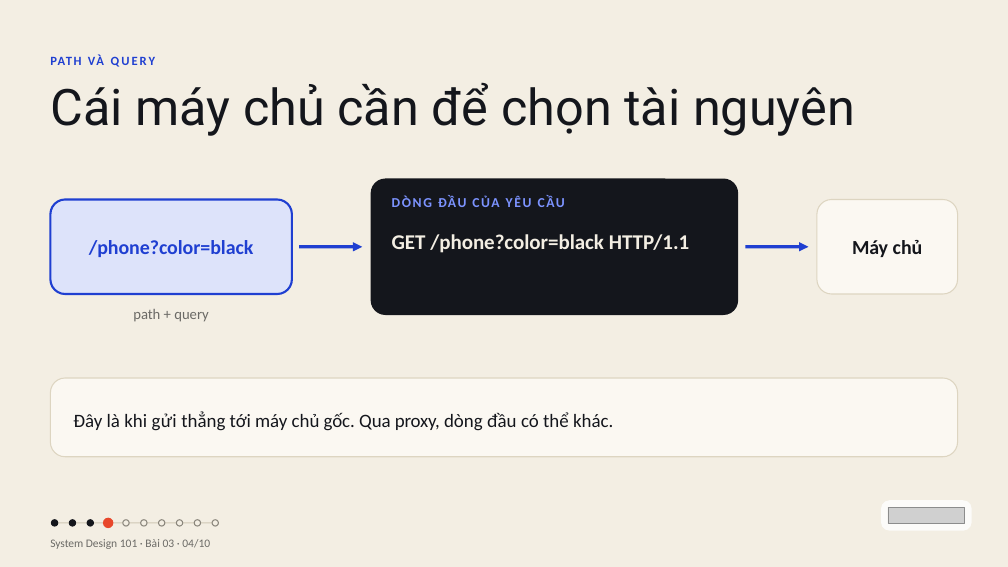
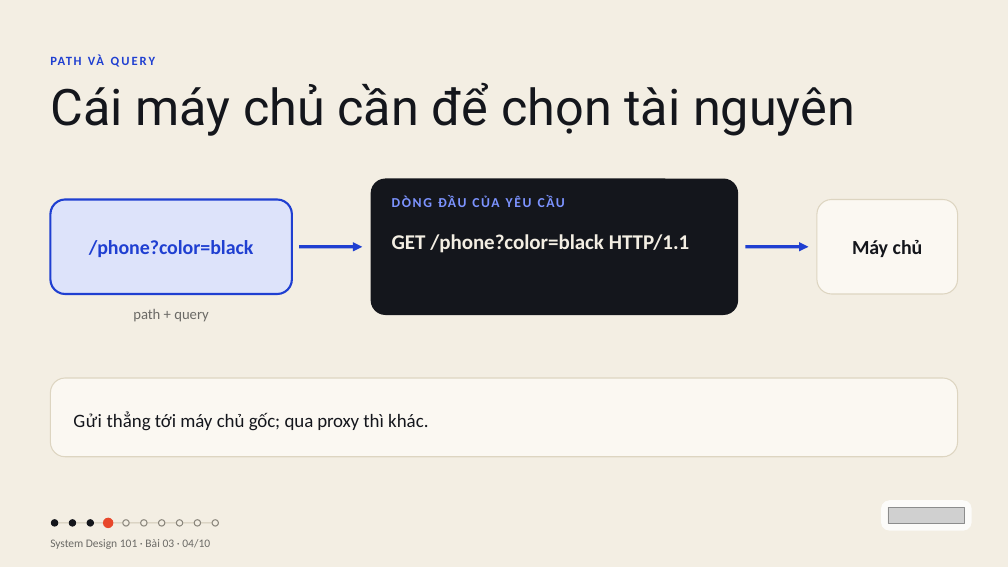
Before and after one commit to vohoailinh90/tool-marketing-studio, a slide deck: slide 4 of system-design-101/vi/lessons/sd-05-003/slides/sd-05-003.pptx. Drawn at 1008x567 pixels with LibreOffice and Linux fonts; fonts in the diff are those of the drawing; grey boxes stand for pictures. Boxes give left, top, right and bottom in pixels: in the first picture for what was removed or moved away, otherwise in the second. Text is boxed around its words. In the diff, an @@ line names an element or a change of style, - is before the commit and + after.

```diff
--- a/system-design-101/vi/lessons/sd-05-003/slides/sd-05-003.pptx
+++ b/system-design-101/vi/lessons/sd-05-003/slides/sd-05-003.pptx
@@ text at (x1=73, y1=411, x2=428, y2=431): text changed @@
-Đây là khi gửi thẳng tới máy chủ gốc. Qua proxy, dòng đầu có thể khác.
+Gửi thẳng tới máy chủ gốc; qua proxy thì khác.
```
Also in this commit, not shown: 5 other slides changed, 4 other files.
